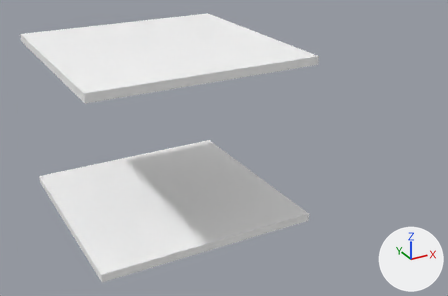
Two versions of the Blender file src/objects/level3.blend, one commit apart.
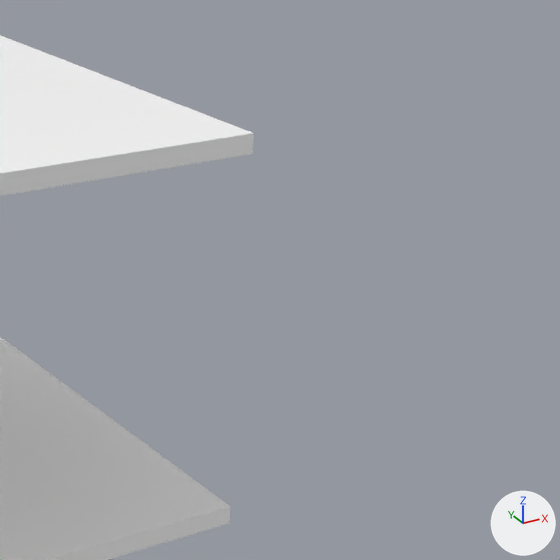
There are two pictures of each version: one whole from a camera (50 mm lens) standing at (-28.3, -67.2, 38.4) and looking at (8.2, -0.9, 5.2), one close up on the part from 47% to 100% of the width and 0% to 80% of the height. Every picture has the same lights, and +X, +Y and +Z are marked at lower right.
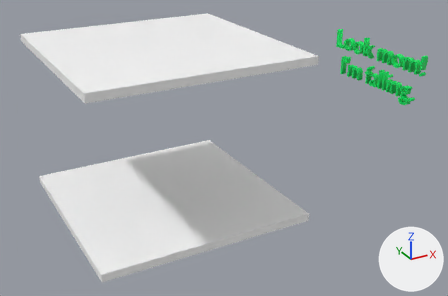
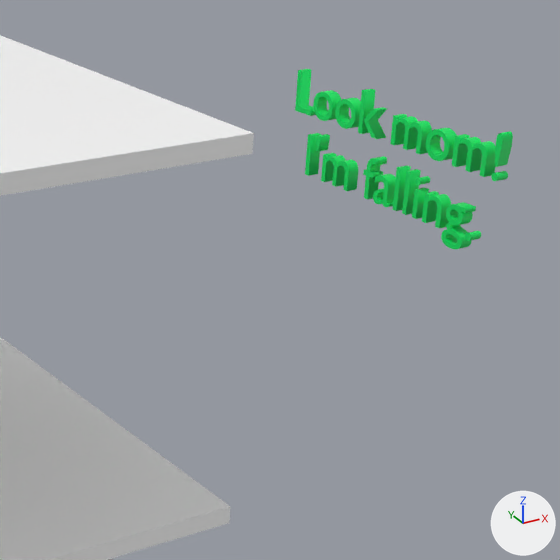
Commit message: added text to levels

Location of each change, (x1, y1, x2, y2) in pixels of the close-ups (560 x 560 px):
'Text_X', added (green)
    after: (295, 69, 513, 249)

The change in detail:
Material 'Material.001' (mat_material_001) is new.
Its base color is (0.0, 0.8, 0.126) (green #00e763).
Text 'Text' (txt_text) is new.
Its body is "Look mom!\nI'm falling.".
It uses material mat_material_001 (green #00e763).
Its extrude is 0.1.
Its align x is 'CENTER'.
Its offset x is -3.281.
Its offset y is 3.527.
Object 'Text_X' (ob_text_x) is new; it shows txt_text.
Its location is (34.1, -13.57, -0.51).
Its rotation in degrees is (90, 0, -90).
Its scale is (4.0, 4.0, 4.0).
